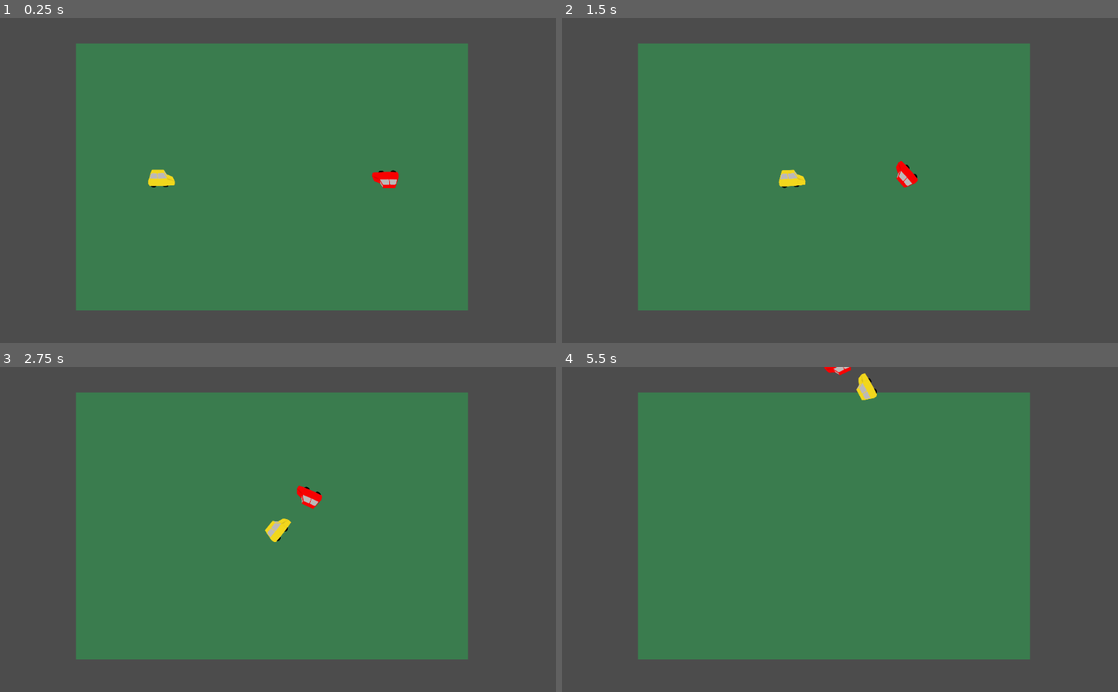
Above: before the commit, frames 1-4 (two rows, left to right).
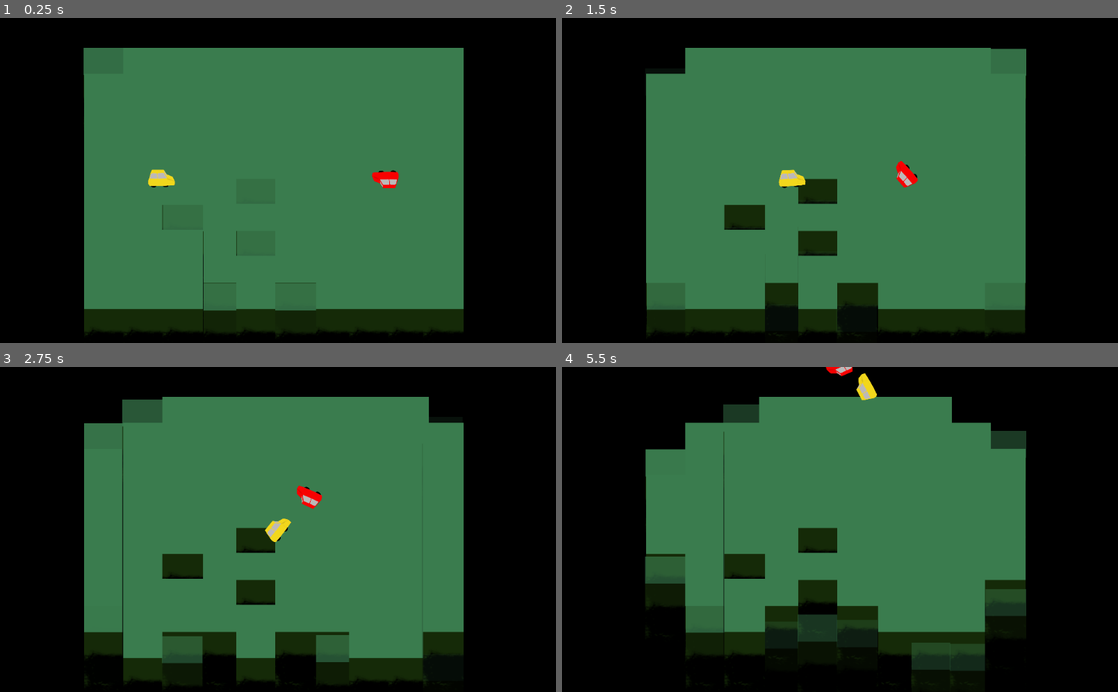
Above: after the commit, the same moments.

Repository: katuiche/Alakajam6
Game: Godot game, scene res://game.tscn
Two runs of this game, one before a commit and one after it. Both use one fixed random seed, a clock stepped at 60 frames per second and the inputs below.
Inputs:
- Up to frame 1 (0.25 s): no input
- Up to frame 2 (1.5 s): hold Right (turn_right) 0.53-1.28 s; hold W (acelerate) 0.53-1.28 s; hold A (turn_left) from 1.28 s (still down); tap Down (break) at 1.35 s
- Up to frame 3 (2.75 s): release A (turn_left) at 2.03 s; hold Right (turn_right) from 2.03 s (still down); hold W (acelerate) from 2.03 s (still down)
- Up to frame 4 (5.5 s): release W (acelerate) at 2.78 s; tap Down (break) at 2.85, 4.35 s; release Right (turn_right) at 3.53 s; hold W (acelerate) 3.53-4.28 s; hold A (turn_left) from 3.53 s (still down); hold W (acelerate) from 5.03 s (still down)

The runs differ from the first frame. In frame 1, 45% of the frame differs, in the area x 0-100%, y 0-100%; in frame 2, 49%; in frame 3, 52%; in frame 4, 61%.

Commit message:
The ground falls

Diff:
--- /dev/null
+++ b/Ground.gd
@@ -0,0 +1,28 @@
+extends Area2D
+
+# Declare member variables here. Examples:
+# var a = 2
+# var b = "text"
+var is_falling = false
+var speed = 0
+onready var sprite = $Sprite
+onready var area = $Area2D
+# Called when the node enters the scene tree for the first time.
+func _ready():
+	pass # Replace with function body.
+
+# Called every frame. 'delta' is the elapsed time since the previous frame.
+func _process(delta):
+	if rand_range(0,100) > 97:
+		var tilesNumber = 0
+		for areas in area.get_overlapping_areas():
+			if areas.is_in_group("Ground"):
+				tilesNumber += 1
+		if tilesNumber < 6:
+			is_falling = true
+
+	if is_falling:
+		modulate.a -= 0.01
+		speed += 0.01
+		global_position.y += speed
+		sprite.position = Vector2(rand_range(-2,2),rand_range(-2,2))
--- /dev/null
+++ b/Ground.tscn
@@ -0,0 +1,30 @@
+[gd_scene load_steps=5 format=2]
+
+[ext_resource path="res://Ground.gd" type="Script" id=1]
+[ext_resource path="res://sprites/ground.png" type="Texture" id=2]
+
+[sub_resource type="RectangleShape2D" id=1]
+extents = Vector2( 37.5619, 24.182 )
+
+[sub_resource type="RectangleShape2D" id=2]
+extents = Vector2( 56.4866, 42.8069 )
+
+[node name="Ground" type="Area2D" groups=[
+"Ground",
+]]
+z_index = -1
+script = ExtResource( 1 )
+
+[node name="Sprite" type="Sprite" parent="."]
+scale = Vector2( 1.5, 1 )
+texture = ExtResource( 2 )
+offset = Vector2( 0.039673, 258.706 )
+
+[node name="CollisionShape2D" type="CollisionShape2D" parent="."]
+position = Vector2( -0.226227, 0.78706 )
+shape = SubResource( 1 )
+
+[node name="Area2D" type="Area2D" parent="."]
+
+[node name="CollisionShape2D" type="CollisionShape2D" parent="Area2D"]
+shape = SubResource( 2 )
--- a/game.tscn
+++ b/game.tscn
@@ -1,39 +1,313 @@
-[gd_scene load_steps=6 format=2]
-
-[ext_resource path="res://sprites/ground.png" type="Texture" id=1]
+[gd_scene load_steps=4 format=2]
+
+[ext_resource path="res://Ground.tscn" type="PackedScene" id=1]
 [ext_resource path="res://Car.tscn" type="PackedScene" id=2]
 [ext_resource path="res://EnemyCar.tscn" type="PackedScene" id=3]
-[ext_resource path="res://AvoidArea.tscn" type="PackedScene" id=4]
-
-[sub_resource type="RectangleShape2D" id=1]
-extents = Vector2( 24.9366, 24.9657 )
 
 [node name="Node2D" type="Node2D"]
 
-[node name="Ground" type="Sprite" parent="." groups=[
-"Ground",
-]]
+[node name="GroundTiles" type="Node" parent="."]
 editor/display_folded = true
-position = Vector2( 500.831, 293.51 )
-scale = Vector2( 14.4341, 9.87268 )
-texture = ExtResource( 1 )
-__meta__ = {
-"_edit_group_": true
-}
-
-[node name="Area2D" type="Area2D" parent="Ground" groups=[
-"Ground",
-]]
-__meta__ = {
-"_edit_group_": true
-}
-
-[node name="CollisionShape2D" type="CollisionShape2D" parent="Ground/Area2D"]
-position = Vector2( 1.52588e-005, 0.513344 )
-shape = SubResource( 1 )
-__meta__ = {
-"_edit_group_": true
-}
+
+[node name="Ground" parent="GroundTiles" instance=ExtResource( 1 )]
+position = Vector2( 192, 80 )
+
+[node name="Ground12" parent="GroundTiles" instance=ExtResource( 1 )]
+position = Vector2( 192, 128 )
+
+[node name="Ground23" parent="GroundTiles" instance=ExtResource( 1 )]
+position = Vector2( 192, 176 )
+
+[node name="Ground34" parent="GroundTiles" instance=ExtResource( 1 )]
+position = Vector2( 192, 224 )
+
+[node name="Ground49" parent="GroundTiles" instance=ExtResource( 1 )]
+position = Vector2( 192, 272 )
+
+[node name="Ground60" parent="GroundTiles" instance=ExtResource( 1 )]
+position = Vector2( 192, 320 )
+
+[node name="Ground61" parent="GroundTiles" instance=ExtResource( 1 )]
+position = Vector2( 192, 368 )
+
+[node name="Ground74" parent="GroundTiles" instance=ExtResource( 1 )]
+position = Vector2( 192, 416 )
+
+[node name="Ground82" parent="GroundTiles" instance=ExtResource( 1 )]
+position = Vector2( 192, 464 )
+
+[node name="Ground97" parent="GroundTiles" instance=ExtResource( 1 )]
+position = Vector2( 192, 512 )
+
+[node name="Ground4" parent="GroundTiles" instance=ExtResource( 1 )]
+position = Vector2( 400, 80 )
+
+[node name="Ground14" parent="GroundTiles" instance=ExtResource( 1 )]
+position = Vector2( 400, 128 )
+
+[node name="Ground27" parent="GroundTiles" instance=ExtResource( 1 )]
+position = Vector2( 400, 176 )
+
+[node name="Ground36" parent="GroundTiles" instance=ExtResource( 1 )]
+position = Vector2( 400, 224 )
+
+[node name="Ground45" parent="GroundTiles" instance=ExtResource( 1 )]
+position = Vector2( 400, 272 )
+
+[node name="Ground57" parent="GroundTiles" instance=ExtResource( 1 )]
+position = Vector2( 400, 320 )
+
+[node name="Ground63" parent="GroundTiles" instance=ExtResource( 1 )]
+position = Vector2( 400, 368 )
+
+[node name="Ground73" parent="GroundTiles" instance=ExtResource( 1 )]
+position = Vector2( 400, 416 )
+
+[node name="Ground81" parent="GroundTiles" instance=ExtResource( 1 )]
+position = Vector2( 400, 464 )
+
+[node name="Ground92" parent="GroundTiles" instance=ExtResource( 1 )]
+position = Vector2( 400, 512 )
+
+[node name="Ground7" parent="GroundTiles" instance=ExtResource( 1 )]
+position = Vector2( 608, 80 )
+
+[node name="Ground17" parent="GroundTiles" instance=ExtResource( 1 )]
+position = Vector2( 608, 128 )
+
+[node name="Ground30" parent="GroundTiles" instance=ExtResource( 1 )]
+position = Vector2( 608, 176 )
+
+[node name="Ground39" parent="GroundTiles" instance=ExtResource( 1 )]
+position = Vector2( 608, 224 )
+
+[node name="Ground50" parent="GroundTiles" instance=ExtResource( 1 )]
+position = Vector2( 608, 272 )
+
+[node name="Ground59" parent="GroundTiles" instance=ExtResource( 1 )]
+position = Vector2( 608, 320 )
+
+[node name="Ground62" parent="GroundTiles" instance=ExtResource( 1 )]
+position = Vector2( 608, 368 )
+
+[node name="Ground72" parent="GroundTiles" instance=ExtResource( 1 )]
+position = Vector2( 608, 416 )
+
+[node name="Ground88" parent="GroundTiles" instance=ExtResource( 1 )]
+position = Vector2( 608, 464 )
+
+[node name="Ground95" parent="GroundTiles" instance=ExtResource( 1 )]
+position = Vector2( 608, 512 )
+
+[node name="Ground2" parent="GroundTiles" instance=ExtResource( 1 )]
+position = Vector2( 264, 80 )
+
+[node name="Ground13" parent="GroundTiles" instance=ExtResource( 1 )]
+position = Vector2( 264, 128 )
+
+[node name="Ground26" parent="GroundTiles" instance=ExtResource( 1 )]
+position = Vector2( 264, 176 )
+
+[node name="Ground35" parent="GroundTiles" instance=ExtResource( 1 )]
+position = Vector2( 264, 224 )
+
+[node name="Ground44" parent="GroundTiles" instance=ExtResource( 1 )]
+position = Vector2( 264, 272 )
+
+[node name="Ground53" parent="GroundTiles" instance=ExtResource( 1 )]
+position = Vector2( 264, 320 )
+
+[node name="Ground65" parent="GroundTiles" instance=ExtResource( 1 )]
+position = Vector2( 264, 368 )
+
+[node name="Ground79" parent="GroundTiles" instance=ExtResource( 1 )]
+position = Vector2( 264, 416 )
+
+[node name="Ground89" parent="GroundTiles" instance=ExtResource( 1 )]
+position = Vector2( 264, 464 )
+
+[node name="Ground96" parent="GroundTiles" instance=ExtResource( 1 )]
+position = Vector2( 264, 512 )
+
+[node name="Ground5" parent="GroundTiles" instance=ExtResource( 1 )]
+position = Vector2( 472, 80 )
+
+[node name="Ground15" parent="GroundTiles" instance=ExtResource( 1 )]
+position = Vector2( 472, 128 )
+
+[node name="Ground28" parent="GroundTiles" instance=ExtResource( 1 )]
+position = Vector2( 472, 176 )
+
+[node name="Ground40" parent="GroundTiles" instance=ExtResource( 1 )]
+position = Vector2( 472, 224 )
+
+[node name="Ground46" parent="GroundTiles" instance=ExtResource( 1 )]
+position = Vector2( 472, 272 )
+
+[node name="Ground58" parent="GroundTiles" instance=ExtResource( 1 )]
+position = Vector2( 472, 320 )
+
+[node name="Ground70" parent="GroundTiles" instance=ExtResource( 1 )]
+position = Vector2( 472, 368 )
+
+[node name="Ground78" parent="GroundTiles" instance=ExtResource( 1 )]
+position = Vector2( 472, 416 )
+
+[node name="Ground84" parent="GroundTiles" instance=ExtResource( 1 )]
+position = Vector2( 472, 464 )
+
+[node name="Ground99" parent="GroundTiles" instance=ExtResource( 1 )]
+position = Vector2( 472, 512 )
+
+[node name="Ground8" parent="GroundTiles" instance=ExtResource( 1 )]
+position = Vector2( 680, 80 )
+
+[node name="Ground18" parent="GroundTiles" instance=ExtResource( 1 )]
+position = Vector2( 680, 128 )
+
+[node name="Ground25" parent="GroundTiles" instance=ExtResource( 1 )]
+position = Vector2( 680, 176 )
+
+[node name="Ground37" parent="GroundTiles" instance=ExtResource( 1 )]
+position = Vector2( 680, 224 )
+
+[node name="Ground48" parent="GroundTiles" instance=ExtResource( 1 )]
+position = Vector2( 680, 272 )
+
+[node name="Ground54" parent="GroundTiles" instance=ExtResource( 1 )]
+position = Vector2( 680, 320 )
+
+[node name="Ground67" parent="GroundTiles" instance=ExtResource( 1 )]
+position = Vector2( 680, 368 )
+
+[node name="Ground80" parent="GroundTiles" instance=ExtResource( 1 )]
+position = Vector2( 680, 416 )
+
+[node name="Ground90" parent="GroundTiles" instance=ExtResource( 1 )]
+position = Vector2( 680, 464 )
+
+[node name="Ground100" parent="GroundTiles" instance=ExtResource( 1 )]
+position = Vector2( 680, 512 )
+
+[node name="Ground3" parent="GroundTiles" instance=ExtResource( 1 )]
+position = Vector2( 336, 80 )
+
+[node name="Ground20" parent="GroundTiles" instance=ExtResource( 1 )]
+position = Vector2( 336, 128 )
+
+[node name="Ground22" parent="GroundTiles" instance=ExtResource( 1 )]
+position = Vector2( 336, 176 )
+
+[node name="Ground33" parent="GroundTiles" instance=ExtResource( 1 )]
+position = Vector2( 336, 224 )
+
+[node name="Ground43" parent="GroundTiles" instance=ExtResource( 1 )]
+position = Vector2( 336, 272 )
+
+[node name="Ground56" parent="GroundTiles" instance=ExtResource( 1 )]
+position = Vector2( 336, 320 )
+
+[node name="Ground66" parent="GroundTiles" instance=ExtResource( 1 )]
+position = Vector2( 336, 368 )
+
+[node name="Ground77" parent="GroundTiles" instance=ExtResource( 1 )]
+position = Vector2( 336, 416 )
+
+[node name="Ground83" parent="GroundTiles" instance=ExtResource( 1 )]
+position = Vector2( 336, 464 )
+
+[node name="Ground98" parent="GroundTiles" instance=ExtResource( 1 )]
+position = Vector2( 336, 512 )
+
+[node name="Ground6" parent="GroundTiles" instance=ExtResource( 1 )]
+position = Vector2( 544, 80 )
+
+[node name="Ground16" parent="GroundTiles" instance=ExtResource( 1 )]
+position = Vector2( 544, 128 )
+
+[node name="Ground29" parent="GroundTiles" instance=ExtResource( 1 )]
+position = Vector2( 544, 176 )
+
+[node name="Ground38" parent="GroundTiles" instance=ExtResource( 1 )]
+position = Vector2( 544, 224 )
+
+[node name="Ground47" parent="GroundTiles" instance=ExtResource( 1 )]
+position = Vector2( 544, 272 )
+
+[node name="Ground51" parent="GroundTiles" instance=ExtResource( 1 )]
+position = Vector2( 544, 320 )
+
+[node name="Ground69" parent="GroundTiles" instance=ExtResource( 1 )]
+position = Vector2( 544, 368 )
+
+[node name="Ground76" parent="GroundTiles" instance=ExtResource( 1 )]
+position = Vector2( 544, 416 )
+
+[node name="Ground86" parent="GroundTiles" instance=ExtResource( 1 )]
+position = Vector2( 544, 464 )
+
+[node name="Ground93" parent="GroundTiles" instance=ExtResource( 1 )]
+position = Vector2( 544, 512 )
+
+[node name="Ground9" parent="GroundTiles" instance=ExtResource( 1 )]
+position = Vector2( 752, 80 )
+
+[node name="Ground19" parent="GroundTiles" instance=ExtResource( 1 )]
+position = Vector2( 752, 128 )
+
+[node name="Ground21" parent="GroundTiles" instance=ExtResource( 1 )]
+position = Vector2( 752, 176 )
+
+[node name="Ground32" parent="GroundTiles" instance=ExtResource( 1 )]
+position = Vector2( 752, 224 )
+
+[node name="Ground42" parent="GroundTiles" instance=ExtResource( 1 )]
+position = Vector2( 752, 272 )
+
+[node name="Ground55" parent="GroundTiles" instance=ExtResource( 1 )]
+position = Vector2( 752, 320 )
+
+[node name="Ground68" parent="GroundTiles" instance=ExtResource( 1 )]
+position = Vector2( 752, 368 )
+
+[node name="Ground75" parent="GroundTiles" instance=ExtResource( 1 )]
+position = Vector2( 752, 416 )
+
+[node name="Ground87" parent="GroundTiles" instance=ExtResource( 1 )]
+position = Vector2( 752, 464 )
+
+[node name="Ground94" parent="GroundTiles" instance=ExtResource( 1 )]
+position = Vector2( 752, 512 )
+
+[node name="Ground10" parent="GroundTiles" instance=ExtResource( 1 )]
+position = Vector2( 816, 80 )
+
+[node name="Ground11" parent="GroundTiles" instance=ExtResource( 1 )]
+position = Vector2( 816, 128 )
+
+[node name="Ground24" parent="GroundTiles" instance=ExtResource( 1 )]
+position = Vector2( 816, 176 )
+
+[node name="Ground31" parent="GroundTiles" instance=ExtResource( 1 )]
+position = Vector2( 816, 224 )
+
+[node name="Ground41" parent="GroundTiles" instance=ExtResource( 1 )]
+position = Vector2( 816, 272 )
+
+[node name="Ground52" parent="GroundTiles" instance=ExtResource( 1 )]
+position = Vector2( 816, 320 )
+
+[node name="Ground64" parent="GroundTiles" instance=ExtResource( 1 )]
+position = Vector2( 816, 368 )
+
+[node name="Ground71" parent="GroundTiles" instance=ExtResource( 1 )]
+position = Vector2( 816, 416 )
+
+[node name="Ground85" parent="GroundTiles" instance=ExtResource( 1 )]
+position = Vector2( 816, 464 )
+
+[node name="Ground91" parent="GroundTiles" instance=ExtResource( 1 )]
+position = Vector2( 816, 512 )
 
 [node name="Node2D" parent="." instance=ExtResource( 2 )]
 position = Vector2( 709.88, 297.803 )
@@ -41,19 +315,3 @@
 
 [node name="Node2D2" parent="." instance=ExtResource( 3 )]
 position = Vector2( 288.747, 296.423 )
-
-[node name="Avoid" parent="." instance=ExtResource( 4 )]
-position = Vector2( 847.13, 287.553 )
-scale = Vector2( 1, 25 )
-
-[node name="Avoid2" parent="." instance=ExtResource( 4 )]
-position = Vector2( 153.339, 289.652 )
-scale = Vector2( 1, 25 )
-
-[node name="Avoid3" parent="." instance=ExtResource( 4 )]
-position = Vector2( 508.519, 48.4715 )
-scale = Vector2( 40, 1 )
-
-[node name="Avoid4" parent="." instance=ExtResource( 4 )]
-position = Vector2( 498.981, 541.628 )
-scale = Vector2( 40, 1 )
--- a/project.godot
+++ b/project.godot
@@ -48,4 +48,5 @@
 
 [rendering]
 
+environment/default_clear_color=Color( 0, 0, 0, 1 )
 environment/default_environment="res://default_env.tres"
Binary file added: sprites/PowerUp.png
Not shown, added: sprites/PowerUp.png.import
Binary file changed: sprites/ground.png
